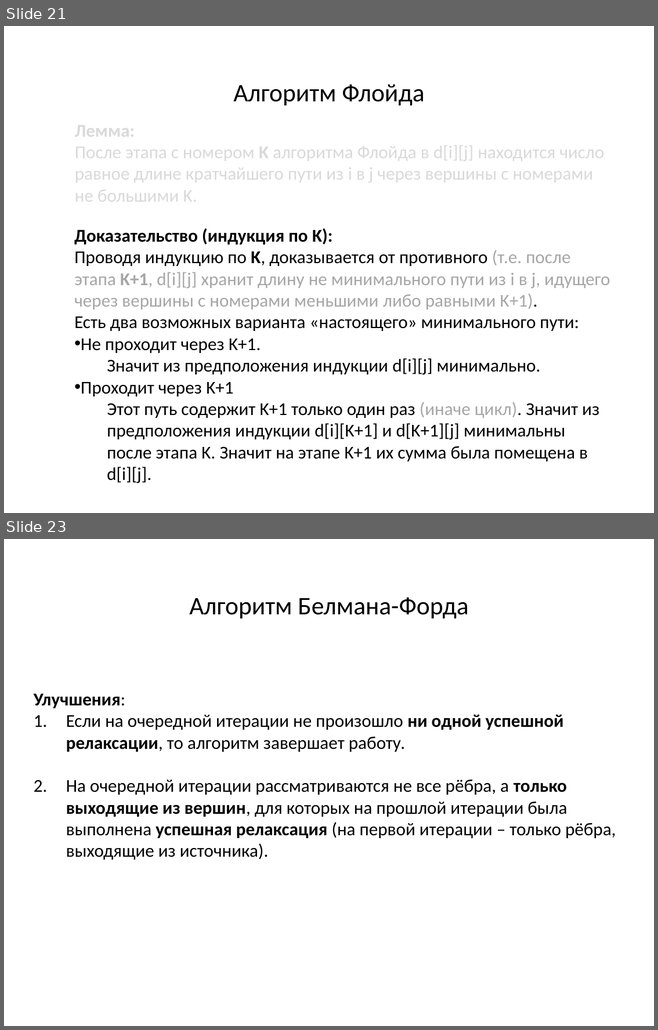
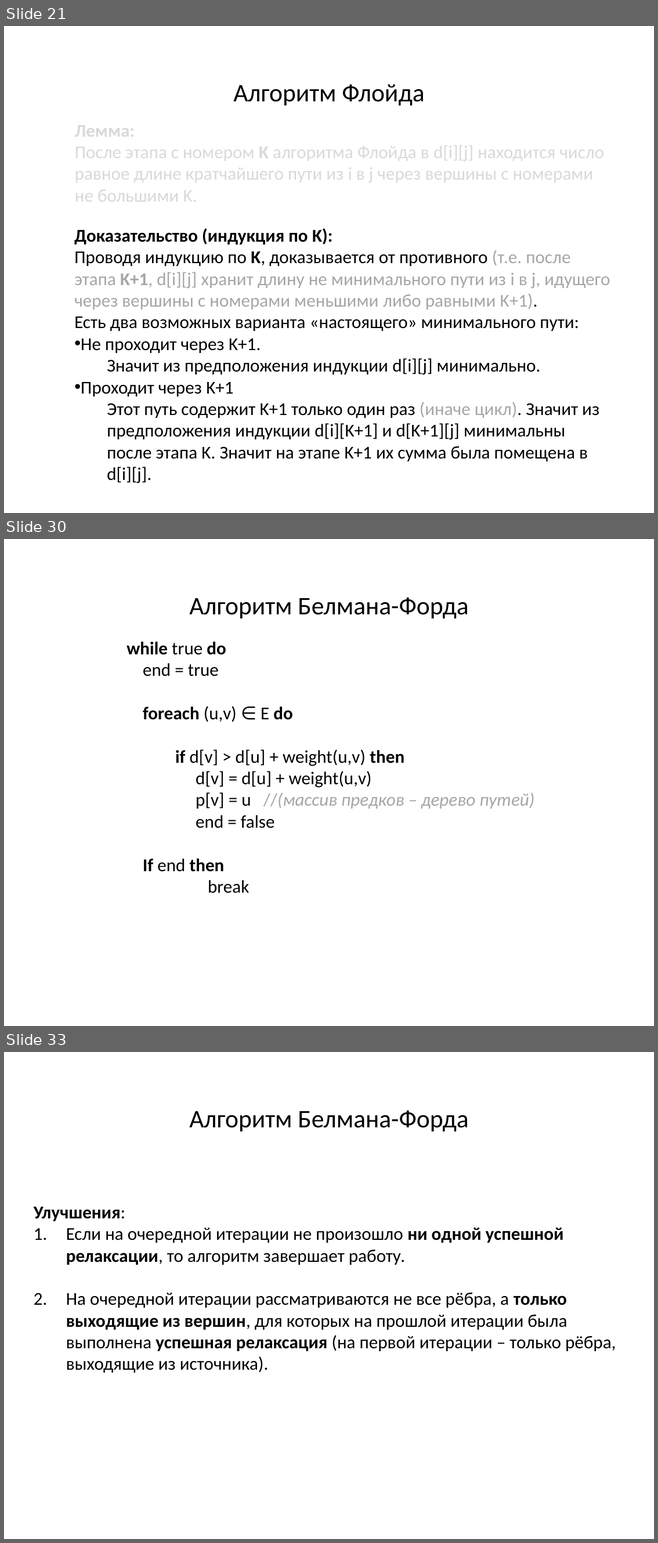
Before and after one commit to SteinbergOB/ANG, a slide deck: Презентации/Лекция 3.pptx. Shown one above the other, each under a label of ours: slides 21 and 23 before the commit, slides 21, 30 and 33 after it; the slides between them are not shown. The pictures are 658x1030 and 658x1543 pixels, drawn with LibreOffice and Linux fonts; fonts in the diff are those of the drawing. Boxes give left, top, right and bottom in pixels: in the first picture for what was removed or moved away, otherwise in the second. Text is boxed around its words. In the diff, an @@ line names an element or a change of style, - is before the commit and + after.

```diff
--- a/Презентации/Лекция 3.pptx
+++ b/Презентации/Лекция 3.pptx
@@ slide 30 added at box(4, 539, 654, 1026), background #FFFFFF @@
@@ text added at box(189, 597, 468, 618), 28 pt, text #000000 @@
+Алгоритм Белмана-Форда
@@ text added at box(126, 642, 534, 893), 20 pt, text #000000 @@
+while true do
+  end = true
+  foreach (u,v) ∈ E do
+if d[v] > d[u] + weight(u,v) then
+d[v] = d[u] + weight(u,v)
+p[v] = u //(массив предков – дерево путей)
+end = false
+  If end then
+  break
@@ what was slide 23 is now slide 33 @@
```
Also in this commit, not shown: 2 slides changed, 39 other slides added, 1 slide removed.
